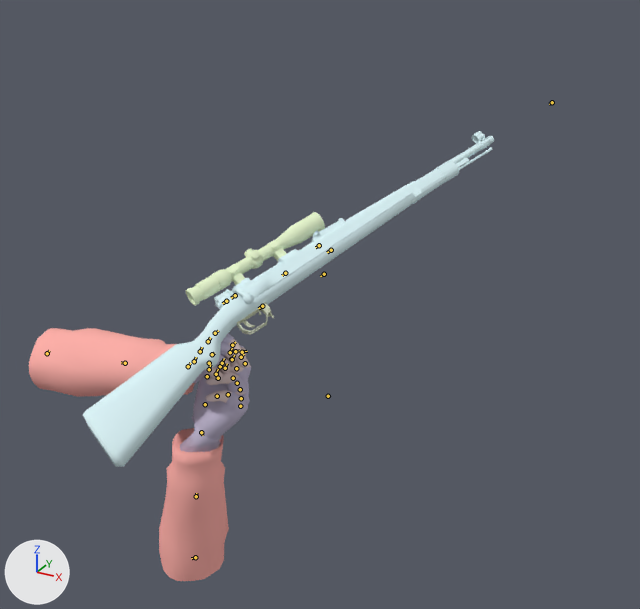
An edit to the Blender file weep of horror/bolt-action/boltaction.blend, drawn before and after from the same camera.
Both versions are drawn from a 50 mm camera at (166.7, -173.6, 43.8) aimed at (66.1, 9.3, -47.6). Every picture has the same lights, and +X, +Y and +Z are marked at lower left. Both versions are drawn at frame 15 of the action 'melee_tweek'; the numbers are the values there. The bones that bend it are drawn over the model as lines.

In view in the first picture: 'k98', 'k98_irons', 'k98_scope', 'v_rifle_ref_oldhands'.
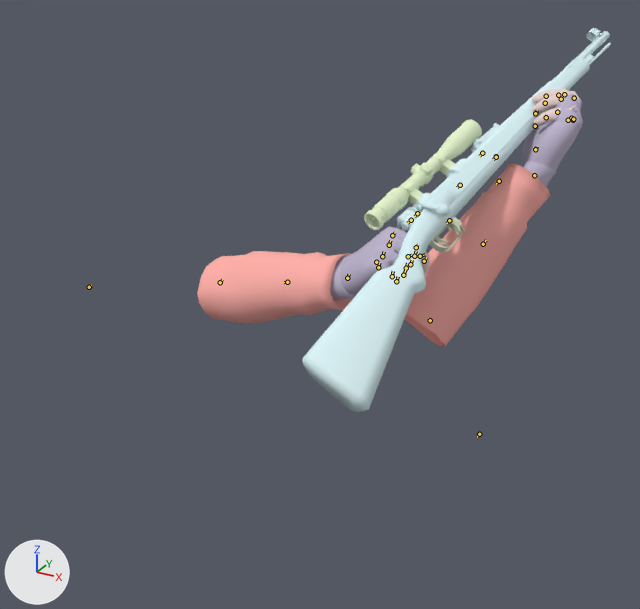
Boxes [x1, y1, x2, y2] around the edits, measured in the pictures (640 x 609 px):
'v_rifle_ref_oldhands', posed (74% wider): before [29, 328, 251, 581]; after [197, 88, 583, 348]
'k98', posed (25% narrower, 14% taller): before [83, 131, 494, 467]; after [302, 28, 611, 412]
'k98_scope', posed (15% narrower, 17% taller): before [186, 212, 325, 306]; after [364, 120, 482, 230]
'k98_irons', posed: before [312, 221, 339, 238]; after [471, 127, 494, 151]
bone 'rifle', root to tip: before (331, 250) to (327, 252); after (496, 156) to (493, 159)
bone 'l_dum', root to tip: before (328, 396) to (327, 397); after (479, 434) to (477, 435)
bone 'l_up', root to tip: before (328, 396) to (330, 397); after (479, 434) to (477, 437)
bone 'l_low', root to tip: before (195, 557) to (191, 558); after (430, 320) to (428, 318)
bone 'l_wr', root to tip: before (201, 432) to (202, 435); after (534, 175) to (535, 175)
bone 'r_low', root to tip: before (47, 353) to (49, 350); after (220, 282) to (222, 279)
bone 'r_wr', root to tip: before (188, 366) to (190, 363); after (347, 278) to (349, 274)

What the commit changed:
Bone 'rifle' (bone_rifle) moves from (78.6, 45.8, -19.9) to (115.1, 55.0, 5.6).
Bone 'rifle' (bone_rifle) turns from (-31, 51, 128) to (-36, 54, 136) degrees about its own x, y and z.
Bone 'l_dum' (bone_l_dum) moves from (-9.9, 30.9, 7.3) to (26.0, 55.4, 4.5).
Bone 'l_dum' (bone_l_dum) turns from (-1, -29, 32) to (-12, -47, 60) degrees about its own x, y and z.
Bone 'l_up' (bone_l_up) turns from (-14, -34, -52) to (-16, 26, 33) degrees about its own x, y and z.
Bone 'l_low' (bone_l_low) turns from (0, 0, 101) to (0, 0, 39) degrees about its own x, y and z.
Bone 'l_wr' (bone_l_wr) turns from (-80, 21, 30) to (-63, 23, -17) degrees about its own x, y and z.
Bone 'r_dum' (bone_r_dum) moves from (-37.5, -95.8, -2.4) to (-37.5, -86.2, -44.1).
Bone 'r_dum' (bone_r_dum) turns from (0, 113, 0) to (0, 110, 0) degrees about its own x, y and z.
Bone 'r_up' (bone_r_up) turns from (3, -26, 90) to (0, -39, 109) degrees about its own x, y and z.
Bone 'r_low' (bone_r_low) turns from (0, 0, -7) to (0, 0, -39) degrees about its own x, y and z.
Bone 'r_wr' (bone_r_wr) turns from (6, -24, 36) to (11, -1, 58) degrees about its own x, y and z.
